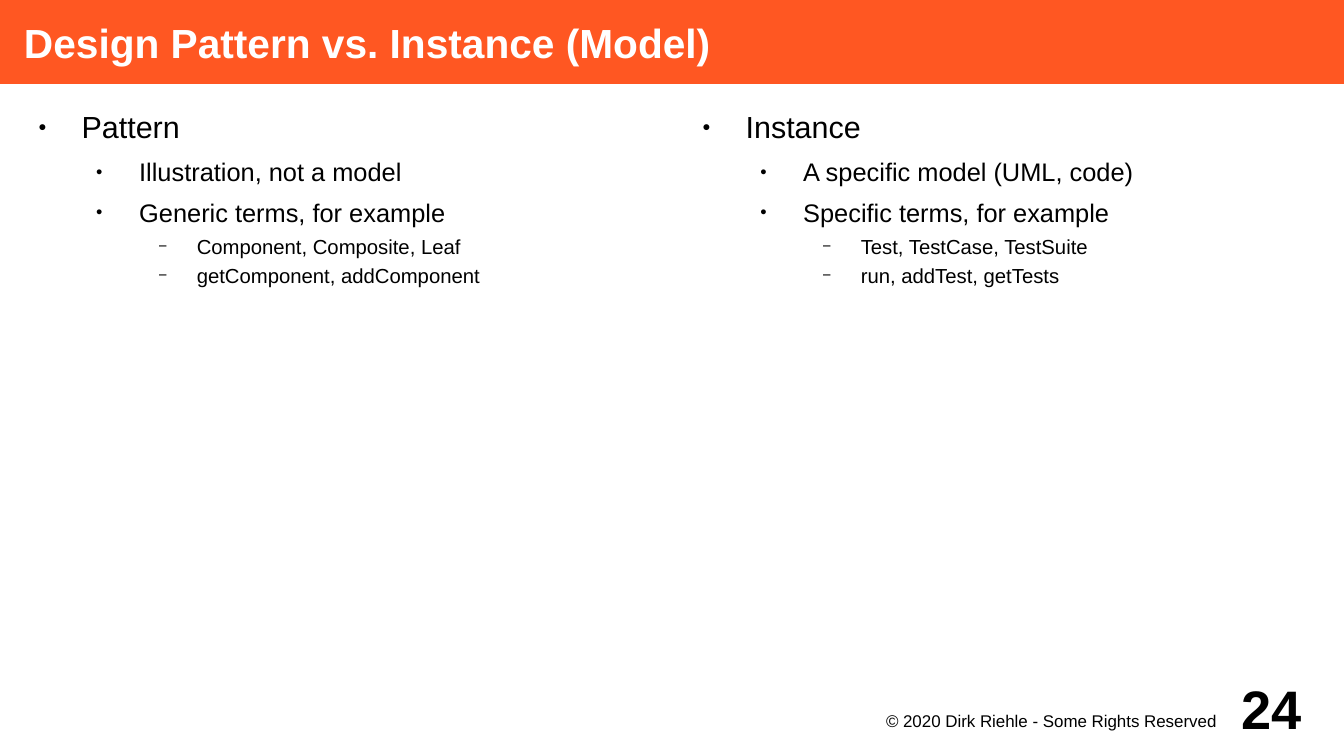
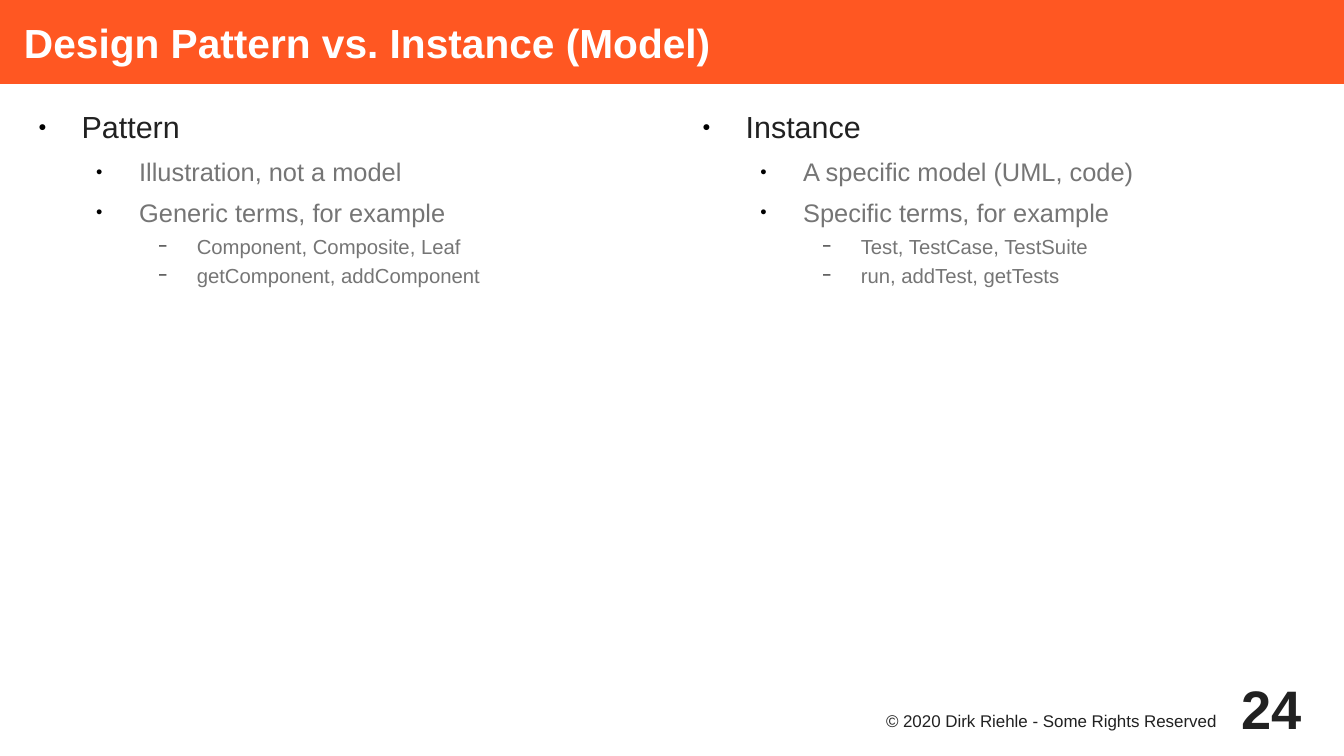
Before and after one commit to dirkriehle/adap-course, a slide deck: slide 24 of Lecture Slides/ADAP C08 - Design Patterns.odp. Drawn at 1344x756 pixels with LibreOffice and Linux fonts; fonts in the diff are those of the drawing. Boxes give left, top, right and bottom in pixels: in the first picture for what was removed or moved away, otherwise in the second. Text is boxed around its words. In the diff, an @@ line names an element or a change of style, - is before the commit and + after.

```diff
--- a/Lecture Slides/ADAP C08 - Design Patterns.odp
+++ b/Lecture Slides/ADAP C08 - Design Patterns.odp
@@ text "Pattern" at (x1=82, y1=117, x2=480, y2=287): text colour #000000 to #212121 in "Pattern"; text colour #000000 to #757575 @@
@@ text "Instance" at (x1=746, y1=117, x2=1133, y2=287): text colour #000000 to #212121 in "Instance"; text colour #000000 to #757575 @@
@@ page number at (x1=1242, y1=691, x2=1302, y2=729): text colour #000000 to #212121 @@
@@ text "© 2020 Dirk Riehle - ..." at (x1=903, y1=714, x2=1216, y2=731): text colour #000000 to #212121 @@
```
Also in this commit, not shown: 36 other slides changed, 3 other files.
